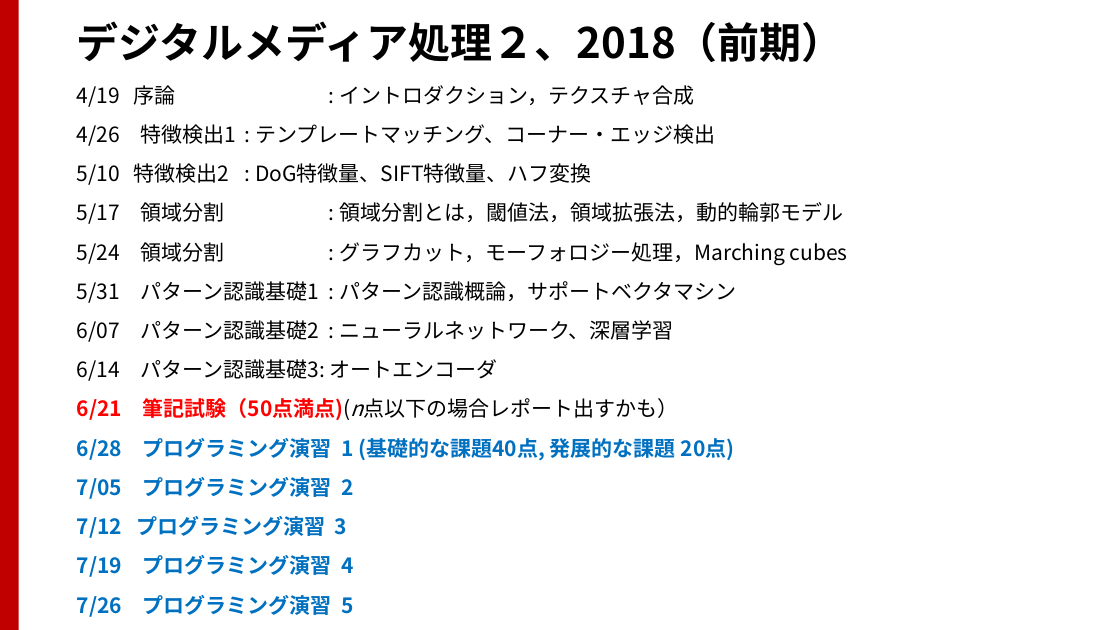
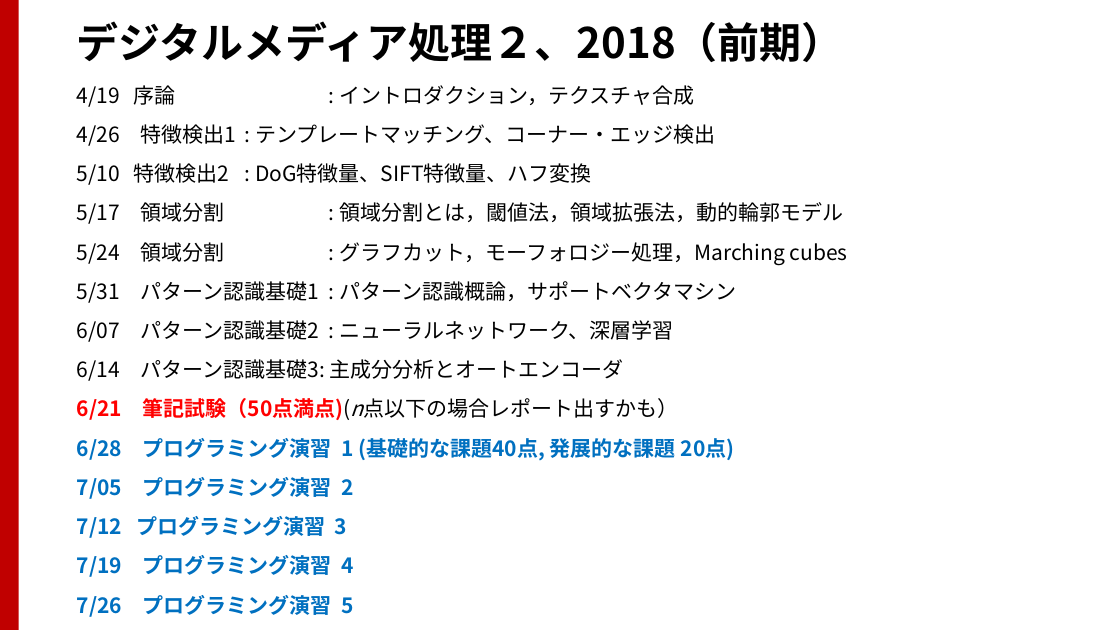
Before and after one commit to TakashiIjiri/TakashiIjiri.github.io, a slide deck: slide 2 of classes/dm2018_2/dm2_7.pptx. Drawn at 1120x630 pixels with LibreOffice and Linux fonts; fonts in the diff are those of the drawing. Boxes give left, top, right and bottom in pixels: in the first picture for what was removed or moved away, otherwise in the second. Text is boxed around its words. In the diff, an @@ line names an element or a change of style, - is before the commit and + after.

```diff
--- a/classes/dm2018_2/dm2_7.pptx
+++ b/classes/dm2018_2/dm2_7.pptx
@@ text at (77, 359, 624, 381): text changed @@
-6/14 パターン認識基礎3: オートエンコーダ
+6/14 パターン認識基礎3: 主成分分析とオートエンコーダ
```
Also in this commit, not shown: 2 other slides changed, 3 other files.
